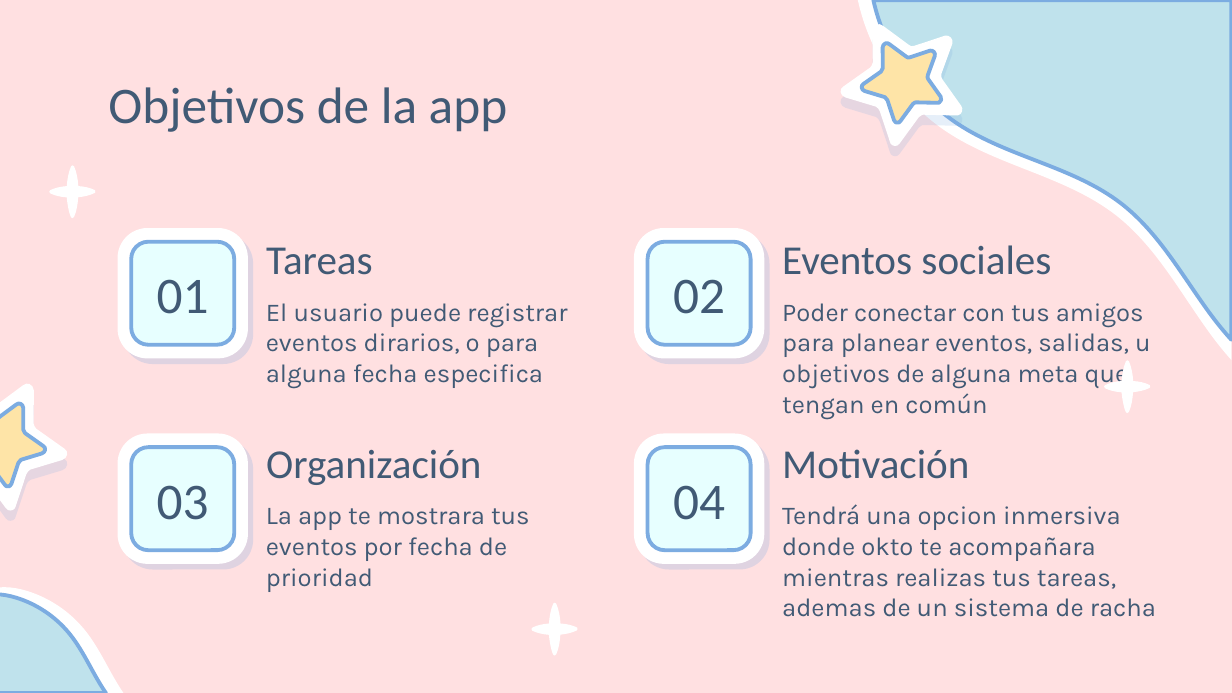
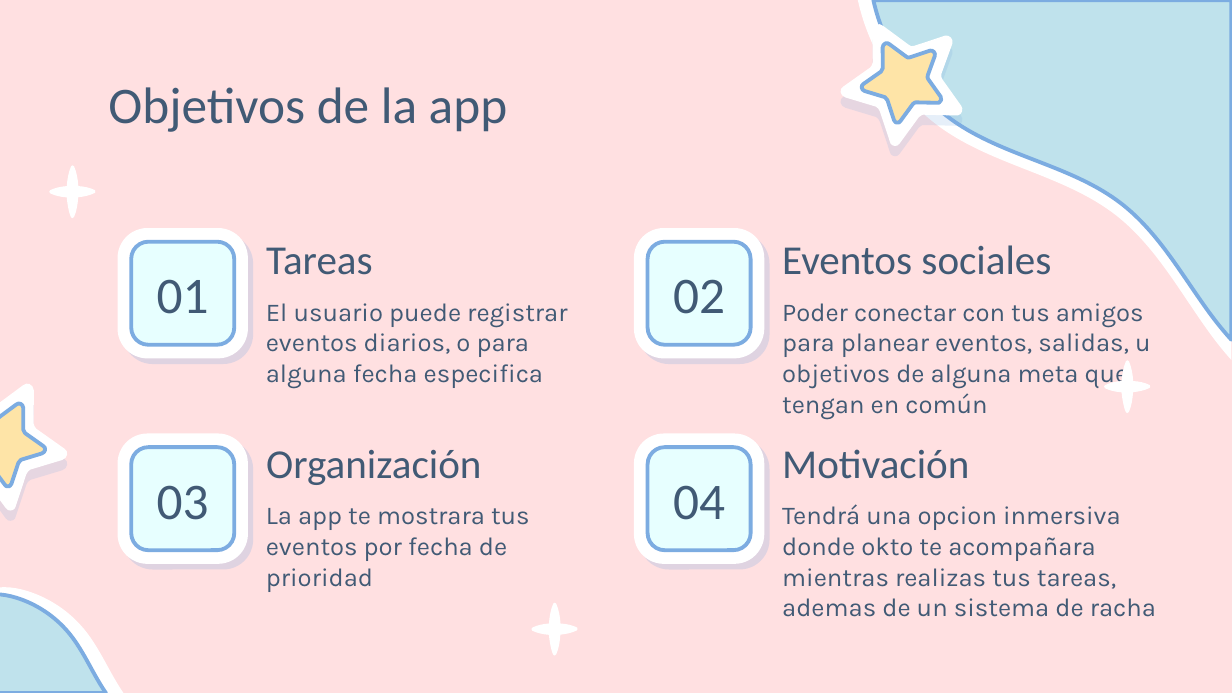
Before and after one commit to AdrianMtzTrev/Oktodo, a slide deck: slide 4 of media/OKTODO_1ER AVANCE.pptx. Drawn at 1232x693 pixels with LibreOffice and Linux fonts; fonts in the diff are those of the drawing. Boxes give left, top, right and bottom in pixels: in the first picture for what was removed or moved away, otherwise in the second. Text is boxed around its words. In the diff, an @@ line names an element or a change of style, - is before the commit and + after.

```diff
--- a/media/OKTODO_1ER AVANCE.pptx
+++ b/media/OKTODO_1ER AVANCE.pptx
@@ subtitle at (266, 303, 567, 388): text changed @@
-El usuario puede registrar eventos dirarios, o para alguna fecha especifica
+El usuario puede registrar eventos diarios, o para alguna fecha especifica
```
Also in this commit, not shown: 11 other slides changed.
